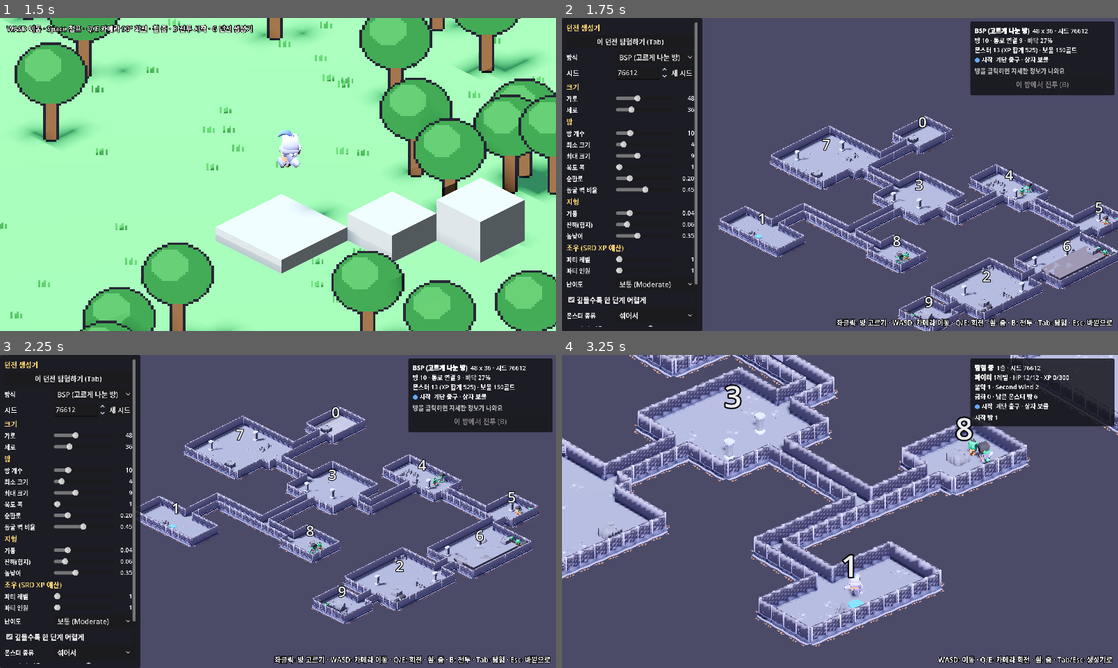
Above: before the commit, frames 1-4 (two rows, left to right).
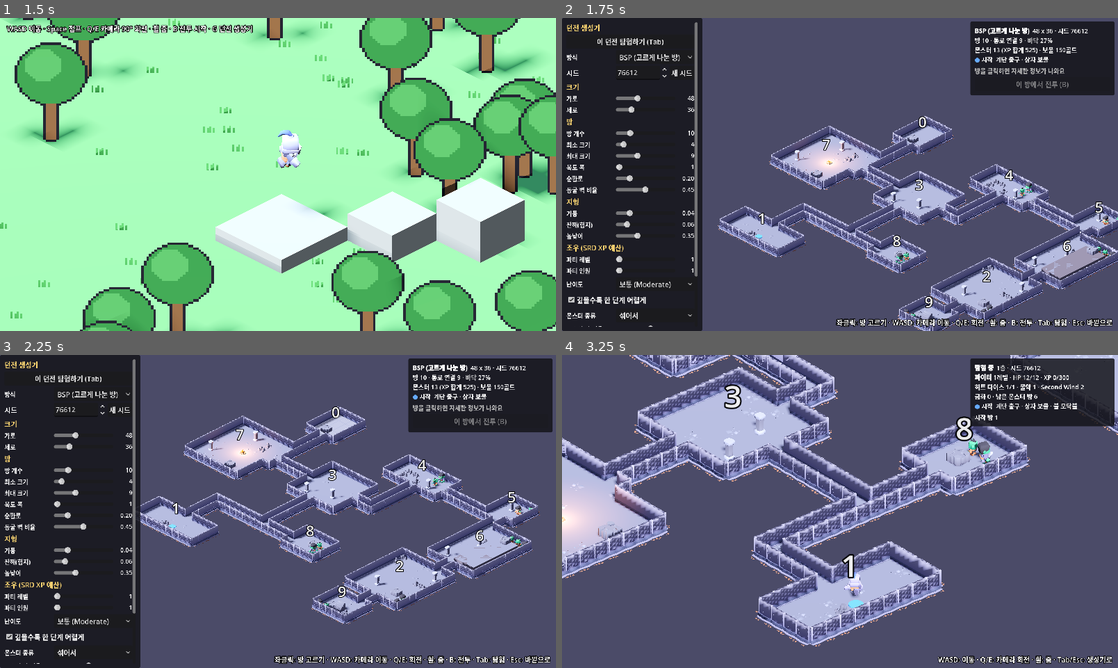
Above: after the commit, the same moments.

Repository: wooddoll/tinySlash
Game: Godot game, scene res://scenes/main.tscn
Two runs of this game, one before a commit and one after it. Both use one fixed random seed, a clock stepped at 60 frames per second and the inputs below.
Inputs (mouse positions are in pixels of both pictures, inside the frame that each line leads up to):
- Up to frame 1 (1.5 s): tap Enter (end_turn) at 0.5, 0.6 s; move the mouse to (400, 158) at 0.52 s; hold D (move_right) 0.53-1.28 s; click (400, 158) at 0.67 s; tap Space (jump) at 0.77 s; tap Tab (explore) at 0.8, 1.35 s; move the mouse to (166, 190) at 1.27 s; hold Escape (back) from 1.28 s (still down)
- Up to frame 2 (1.75 s): keep holding Escape (back); tap Space (jump) at 1.52 s; tap G (open_dungeon) at 1.55 s
- Up to frame 3 (2.25 s): move the mouse to (333, 442) at 2.02 s; release Escape (back) at 2.03 s; hold D (move_right) from 2.03 s (still down); tap G (open_dungeon) at 2.1 s
- Up to frame 4 (3.25 s): tap Enter (end_turn) at 2.3 s; move the mouse to (812, 574) at 2.77 s; release D (move_right) at 2.78 s; hold W (move_up) from 2.78 s (still down); tap Q (cam_left) at 2.85 s; click (812, 574) at 2.92 s; tap Space (jump) at 3.02 s; tap Tab (explore) at 3.05 s

Frame 1 is identical in both runs. In frame 2, 0.6% of the frame differs, in the area x 3-54%, y 3-91%; in frame 3, 0.6%; in frame 4, 1.6%, in the area x 0-94%, y 9-64%.

Commit message:
Add hit dice and campfire short rests
Dungeons place campfires in monster-free rooms. Next to a lit campfire,
Enter opens a short rest: spend hit dice (d10 + CON), then regain one
Second Wind and Action Surge. Each campfire burns out after one rest.

Co-Authored-By: Claude Opus 5.5 <noreply@anthropic.com>

Diff:
--- a/rules/dungeon.gd
+++ b/rules/dungeon.gd
@@ -32,6 +32,8 @@
 var exit := Vector2i.ZERO
 var start_room := 0
 var exit_room := 0
+## 모닥불 칸 (짧은 휴식). 서 있을 수 있는 칸에 놓임
+var campfires: Array[Vector2i] = []
 
 
 func _init(w: int, h: int) -> void:
@@ -112,7 +114,7 @@
 	return {"foes": foes, "xp": xp}
 
 
-## 텍스트 지도. # 벽 . 바닥 + 문 O 기둥 o 바위 , 잔해 1/2 단상 S 시작 E 출구 m 몬스터 $ 보물
+## 텍스트 지도. # 벽 . 바닥 + 문 O 기둥 o 바위 , 잔해 1/2 단상 S 시작 E 출구 m 몬스터 $ 보물 * 모닥불
 func to_ascii(show_contents := true) -> String:
 	var marks := {}
 	if show_contents:
@@ -122,6 +124,8 @@
 					marks[f[1]] = "m"
 			for t in r.treasure:
 				marks[t.cell] = "$"
+		for c in campfires:
+			marks[c] = "*"
 		marks[start] = "S"
 		marks[exit] = "E"
 	var lines := PackedStringArray()
--- a/rules/dungeon_generator.gd
+++ b/rules/dungeon_generator.gd
@@ -68,6 +68,7 @@
 	_features()
 	_encounters()
 	_treasure()
+	_campfires()
 	return d
 
 
@@ -721,6 +722,33 @@
 		(r.treasure as Array).append({"cell": best, "gold": gold})
 
 
+## 모닥불: 몬스터 없는 보통 방 중 깊이가 고르게 퍼지게 고르고, 방 가운데에 가까운 빈 칸에 놓음.
+## 난수를 쓰지 않아서 다른 내용물에 영향을 주지 않음
+func _campfires() -> void:
+	if p.campfire_count <= 0:
+		return
+	var pool: Array = []
+	for r in d.rooms:
+		if r.encounter.is_empty() and r.kind == "normal":
+			pool.append(r)
+	if pool.is_empty():
+		for r in d.rooms:
+			if r.encounter.is_empty():
+				pool.append(r)
+	pool.sort_custom(func(a: Dictionary, b: Dictionary) -> bool: return a.depth < b.depth)
+	var k := mini(p.campfire_count, pool.size())
+	for i in k:
+		var r: Dictionary = pool[int((i + 0.5) * pool.size() / k)]
+		var free := _free_cells(r)
+		if free.is_empty():
+			continue
+		var best := free[0]
+		for c in free:
+			if (c - r.center).length_squared() < (best - r.center).length_squared():
+				best = c
+		d.campfires.append(best)
+
+
 ## rng 시드를 따르는 섞기 (Array.shuffle은 전역 난수를 씀)
 func _shuffle(arr: Array) -> void:
 	for i in range(arr.size() - 1, 0, -1):
--- a/rules/dungeon_params.gd
+++ b/rules/dungeon_params.gd
@@ -49,6 +49,8 @@
 @export_range(0.0, 1.0) var treasure_ratio := 0.3
 ## 출구 방에 높은 난이도 조우
 @export var boss_room := true
+## 모닥불(짧은 휴식) 수. 몬스터 없는 방에 놓음 [변경: rules 5.3]
+@export_range(0, 4) var campfire_count := 1
 
 
 func duplicate_params() -> DungeonParams:
--- a/rules/hero_state.gd
+++ b/rules/hero_state.gd
@@ -12,6 +12,8 @@
 var hp := -1
 ## second_wind, action_surge, potion. 비어 있으면 처음 상태
 var resources := {}
+## 쓴 히트 다이스 수. 남은 수 = 레벨 - 이것 (rules 5.3)
+var hit_dice_spent := 0
 
 
 static func fresh() -> HeroState:
@@ -37,6 +39,7 @@
 	h.xp = xp
 	h.hp = hp
 	h.resources = resources.duplicate()
+	h.hit_dice_spent = hit_dice_spent
 	return h
 
 
@@ -71,3 +74,46 @@
 		if gain > 0:
 			resources[k] = resources.get(k, 0) + gain
 	return {"level_up": after.level}
+
+
+# --- 휴식 (rules 5.3) ---
+
+func hit_die() -> int:
+	return Catalog.fighter(level()).hit_die
+
+
+func hit_dice_left() -> int:
+	return maxi(level() - hit_dice_spent, 0)
+
+
+func con_mod() -> int:
+	return Rules.ability_mod(Catalog.fighter(level()).scores[Catalog.CON])
+
+
+## 짧은 휴식 중 히트 다이스 1개: 굴림 + CON (최소 1)만큼 회복. 못 쓰면 빈 사전
+func spend_hit_die(dice: Dice) -> Dictionary:
+	if hit_dice_left() <= 0 or current_hp() >= max_hp():
+		return {}
+	var roll := dice.roll_die(hit_die())
+	var heal := maxi(roll + con_mod(), 1)
+	var before := current_hp()
+	hp = mini(before + heal, max_hp())
+	hit_dice_spent += 1
+	return {"roll": roll, "heal": hp - before}
+
+
+## 짧은 휴식을 마칠 때: Second Wind 1회, Action Surge 전부 [SRD]
+func finish_short_rest() -> void:
+	var fresh_c := Creature.new(Catalog.fighter(level()), 0)
+	if fresh_c.resources.has("second_wind"):
+		resources["second_wind"] = mini(resources.get("second_wind", fresh_c.resources.second_wind) + 1, fresh_c.resources.second_wind)
+	if fresh_c.resources.has("action_surge"):
+		resources["action_surge"] = fresh_c.resources.action_surge
+
+
+## 긴 휴식: HP, 히트 다이스, 기능 사용 횟수 전부 (물약은 그대로)
+func long_rest() -> void:
+	hp = -1
+	hit_dice_spent = 0
+	var potion: int = resources.get("potion", 0)
+	resources = {"potion": potion}
--- a/scripts/dungeon_view.gd
+++ b/scripts/dungeon_view.gd
@@ -32,6 +32,8 @@
 static var hero: HeroState = null
 static var checkpoint: HeroState = null
 static var _pending_toast := ""
+## 짧은 휴식을 한 모닥불 (꺼짐)
+static var used_fires := {}
 
 @onready var focus: Node3D = $Focus
 @onready var rig: Node3D = $CameraRig
@@ -61,6 +63,13 @@
 var explorer: Explorer
 var chests := {}
 var _leaving := false
+var fires := {}  # 칸 -> 불꽃 노드들
+var rest_panel: PanelContainer
+var rest_label: RichTextLabel
+var rest_roll: Button
+var rest_fire := Vector2i(-1, -1)
+var rest_log := PackedStringArray()
+var rest_dice := Dice.new()
 
 
 func _ready() -> void:
@@ -104,6 +113,7 @@
 		world.queue_free()
 	explorer = null
 	chests.clear()
+	fires.clear()
 	world = Node3D.new()
 	world.name = "World"
 	add_child(world)
@@ -209,6 +219,9 @@
 		lbl.position = Vector3(rc.position.x + rc.size.x / 2.0, 2.2, rc.position.y + rc.size.y / 2.0)
 		world.add_child(lbl)
 
+	for c in d.campfires:
+		_add_campfire(c)
+
 	select_mesh = _overlay_layer(Color(1.0, 0.85, 0.2, 0.4))
 	hover_mesh = _overlay_layer(Color(1, 1, 1, 0.18))
 
@@ -362,6 +375,7 @@
 	_slider(box, "encounter_ratio", "몬스터 방 비율", 0.0, 1.0, 0.05)
 	_slider(box, "treasure_ratio", "보물 방 비율", 0.0, 1.0, 0.05)
 	_check(box, "boss_room", "출구 방에 보스")
+	_slider(box, "campfire_count", "모닥불", 0, 4, 1)
 
 	var copy := Button.new()
 	copy.text = "텍스트 지도 복사"
@@ -387,6 +401,7 @@
 	fight_button.pressed.connect(_fight)
 	rbox.add_child(fight_button)
 
+	_build_rest_panel(layer)
 	toast = Label.new()
 	toast.set_anchors_and_offsets_preset(Control.PRESET_CENTER_TOP)
 	toast.grow_horizontal = Control.GROW_DIRECTION_BOTH
@@ -513,6 +528,7 @@
 	params.set(prop, value)
 	cleared.clear()
 	opened.clear()
+	used_fires.clear()
 	explore_cell = Vector2i(-1, -1)
 	retreat_cell = Vector2i(-1, -1)
 	selected = -1
@@ -573,10 +589,20 @@
 		camera.h_offset = 0.0
 		if _leaving:
 			return
+		if rest_panel.visible:
+			if Input.is_action_just_pressed("end_turn"):
+				_rest_roll()
+			elif Input.is_action_just_pressed("explore") or Input.is_action_just_pressed("back"):
+				_finish_rest()
+			return
 		if Input.is_action_just_pressed("explore") or Input.is_action_just_pressed("back"):
 			_set_exploring(false)
-		elif Input.is_action_just_pressed("end_turn") and explorer and explorer.cell == dungeon.exit:
-			_next_floor()
+		elif Input.is_action_just_pressed("end_turn") and explorer:
+			var fire := _fire_near(explorer.cell)
+			if fire != Vector2i(-1, -1):
+				_open_rest(fire)
+			elif explorer.cell == dungeon.exit:
+				_next_floor()
 		return
 	# 왼쪽 패널(300px)에 가리지 않게 화면 중심을 오른쪽으로 옮김
 	camera.h_offset = -150.0 * camera.size / get_viewport().get_visible_rect().size.y
@@ -659,6 +685,8 @@
 		return
 	if to == dungeon.exit:
 		_toast("출구 계단 — Enter: 다음 층으로")
+	elif _fire_near(to) != Vector2i(-1, -1) and _fire_near(from) == Vector2i(-1, -1):
+		_toast("모닥불 — Enter: 짧은 휴식")
 	_update_explore_info()
 
 
@@ -710,6 +738,133 @@
 	_toast("%d층" % floor_no)
 
 
+# --- 모닥불과 짧은 휴식 (rules 5.3) ---
+
+func _add_campfire(c: Vector2i) -> void:
+	var root := Node3D.new()
+	root.position = _top(c)
+	world.add_child(root)
+	var pit := Kenney.instance("campfire-pit", "survival-kit")
+	pit.scale = Vector3.ONE * 2.6
+	root.add_child(pit)
+	var lit := not used_fires.has(c)
+	var flame := CPUParticles3D.new()
+	var sm := SphereMesh.new()
+	sm.radius = 0.07
+	sm.height = 0.14
+	var fm := StandardMaterial3D.new()
+	fm.shading_mode = BaseMaterial3D.SHADING_MODE_UNSHADED
+	fm.albedo_color = Color(1.0, 0.55, 0.15)
+	sm.material = fm
+	flame.mesh = sm
+	flame.amount = 18
+	flame.lifetime = 0.7
+	flame.position.y = 0.12
+	flame.emission_shape = CPUParticles3D.EMISSION_SHAPE_SPHERE
+	flame.emission_sphere_radius = 0.12
+	flame.direction = Vector3.UP
+	flame.spread = 15.0
+	flame.gravity = Vector3(0, 1.2, 0)
+	flame.initial_velocity_min = 0.2
+	flame.initial_velocity_max = 0.5
+	flame.scale_amount_min = 0.6
+	flame.scale_amount_max = 1.2
+	var curve := Curve.new()
+	curve.add_point(Vector2(0, 1))
+	curve.add_point(Vector2(1, 0))
+	flame.scale_amount_curve = curve
+	flame.emitting = lit
+	root.add_child(flame)
+	var light := OmniLight3D.new()
+	light.light_color = Color(1.0, 0.6, 0.3)
+	light.light_energy = 2.5
+	light.omni_range = 5.0
+	light.position.y = 0.6
+	light.visible = lit
+	root.add_child(light)
+	fires[c] = {"flame": flame, "light": light}
+
+
+## 옆 칸(대각선 포함)에 아직 안 쓴 모닥불이 있으면 그 칸
+func _fire_near(c: Vector2i) -> Vector2i:
+	for f in fires:
+		if not used_fires.has(f) and maxi(absi(f.x - c.x), absi(f.y - c.y)) <= 1:
+			return f
+	return Vector2i(-1, -1)
+
+
+func _open_rest(fire: Vector2i) -> void:
+	rest_fire = fire
+	rest_log = PackedStringArray()
+	explorer.active = false
+	rest_panel.visible = true
+	_update_rest()
+
+
+func _rest_roll() -> void:
+	var r := hero.spend_hit_die(rest_dice)
+	if r.is_empty():
+		return
+	rest_log.append("d%d → %d + CON %d = HP +%d" % [hero.hit_die(), r.roll, hero.con_mod(), r.heal])
+	_update_rest()
+	_update_explore_info()
+
+
+func _finish_rest() -> void:
+	hero.finish_short_rest()
+	used_fires[rest_fire] = true
+	var f: Dictionary = fires[rest_fire]
+	(f.flame as CPUParticles3D).emitting = false
+	(f.light as OmniLight3D).visible = false
+	rest_panel.visible = false
+	explorer.active = true
+	_toast("짧은 휴식을 마쳤어요 — Second Wind 1회%s 회복" % (", Action Surge" if hero.level() >= 2 else ""))
+	_update_explore_info()
+
+
+func _update_rest() -> void:
+	var can := hero.hit_dice_left() > 0 and hero.current_hp() < hero.max_hp()
+	rest_roll.disabled = not can
+	var lines := PackedStringArray()
+	lines.append("[b]짧은 휴식[/b] (모닥불은 한 번 쓰면 꺼져요)")
+	lines.append("HP %d/%d · 히트 다이스 %d/%d (d%d + CON %d)" % [
+		hero.current_hp(), hero.max_hp(), hero.hit_dice_left(), hero.level(), hero.hit_die(), hero.con_mod()])
+	for l in rest_log:
+		lines.append("  " + l)
+	if not can:
+		lines.append("[color=gray]%s[/color]" % ("HP가 가득 찼어요" if hero.current_hp() >= hero.max_hp() else "남은 히트 다이스가 없어요"))
+	lines.append("마치면 Second Wind 1회와 Action Surge가 돌아와요")
+	rest_label.text = "\n".join(lines)
+
+
+func _build_rest_panel(layer: CanvasLayer) -> void:
+	rest_panel = PanelContainer.new()
+	# 플레이어와 모닥불을 가리지 않게 화면 아래쪽에
+	rest_panel.set_anchors_and_offsets_preset(Control.PRESET_CENTER_BOTTOM)
+	rest_panel.grow_horizontal = Control.GROW_DIRECTION_BOTH
+	rest_panel.grow_vertical = Control.GROW_DIRECTION_BEGIN
+	rest_panel.offset_bottom = -40
+	rest_panel.add_theme_stylebox_override("panel", _panel_style())
+	rest_panel.visible = false
+	layer.add_child(rest_panel)
+	var box := VBoxContainer.new()
+	rest_panel.add_child(box)
+	rest_label = _rich(box)
+	rest_label.custom_minimum_size.x = 380
+	var row := HBoxContainer.new()
+	box.add_child(row)
+	rest_roll = Button.new()
+	rest_roll.text = "히트 다이스 굴리기 (Enter)"
+	rest_roll.focus_mode = Control.FOCUS_NONE
+	rest_roll.pressed.connect(_rest_roll)
+	row.add_child(rest_roll)
+	var done := Button.new()
+	done.text = "휴식 마치기 (Esc)"
+	done.focus_mode = Control.FOCUS_NONE
+	done.pressed.connect(_finish_rest)
+	row.add_child(done)
+
+
 func _toast(text: String) -> void:
 	toast.text = text
 	var tw := create_tween()
@@ -730,10 +885,10 @@
 	var probe := hero.make_creature()
 	info_label.text = ("[b]탐험 중[/b]  %d층 · 시드 %d\n"
 			+ "[b]파이터[/b] %d레벨 · [color=%s]HP %d/%d[/color] · XP %d/%s\n"
-			+ "물약 %d · Second Wind %d%s\n"
-			+ "금화 %d · 남은 몬스터 방 %d\n[color=#6af]●[/color] 시작  계단 출구 · 상자 보물") % [
+			+ "히트 다이스 %d/%d · 물약 %d · Second Wind %d%s\n"
+			+ "금화 %d · 남은 몬스터 방 %d\n[color=#6af]●[/color] 시작  계단 출구 · 상자 보물 · 불 모닥불") % [
 		floor_no, dungeon.seed_used, lv, hp_col, hp, hero.max_hp(), hero.xp, next_xp,
-		probe.resources.get("potion", 0), probe.resources.get("second_wind", 0),
+		hero.hit_dice_left(), lv, probe.resources.get("potion", 0), probe.resources.get("second_wind", 0),
 		(" · Action Surge %d" % probe.resources.action_surge) if probe.resources.has("action_surge") else "",
 		gold, left]
 	var here := dungeon.room_at(explorer.cell) if explorer else -1
--- a/tests/test_dungeon.gd
+++ b/tests/test_dungeon.gd
@@ -291,3 +291,60 @@
 	var copy := h.duplicate_state()
 	copy.xp = 999
 	eq(h.xp, 25, "duplicate is independent")
+
+
+func test_campfires_in_safe_rooms() -> void:
+	for algo in ALGOS:
+		for s in range(1, 11):
+			var p := params(algo, s)
+			p.campfire_count = 2
+			var d := DungeonGenerator.generate(p)
+			check(d.campfires.size() >= 1, "algo %d seed %d has a campfire" % [algo, s])
+			var dist: Dictionary = d.flood(d.start).dist
+			var seen := {}
+			for c in d.campfires:
+				check(d.is_walkable(c), "campfire walkable")
+				check(dist.has(c), "campfire reachable")
+				check(not seen.has(c), "campfires on different cells")
+				seen[c] = true
+				var r := d.room_at(c)
+				check(r >= 0 and d.rooms[r].encounter.is_empty(), "campfire room has no monsters")
+				for t in d.rooms[r].treasure:
+					check(t.cell != c, "campfire not on chest")
+	var p0 := params(DungeonParams.Algorithm.BSP, 5)
+	p0.campfire_count = 0
+	eq(DungeonGenerator.generate(p0).campfires.size(), 0, "no campfires when count 0")
+
+
+func test_short_and_long_rest() -> void:
+	var h := HeroState.fresh()
+	h.xp = 900  # 3레벨: 히트 다이스 3개, 최대 HP 28
+	var c := h.make_creature()
+	c.hp = 4
+	c.resources["second_wind"] = 0
+	c.resources["action_surge"] = 0
+	h.absorb(c)
+	eq(h.hit_dice_left(), 3, "hit dice = level")
+	var dice := Dice.new(11)
+	var r := h.spend_hit_die(dice)
+	check(r.heal >= 1 and r.heal == r.roll + 2, "heal = d10 + CON 2")
+	eq(h.current_hp(), 4 + r.heal, "hp went up")
+	eq(h.hit_dice_left(), 2, "one hit die spent")
+	h.finish_short_rest()
+	var c2 := h.make_creature()
+	eq(c2.resources.second_wind, 1, "short rest regains one second wind")
+	eq(c2.resources.action_surge, 1, "short rest regains action surge")
+	h.finish_short_rest()
+	eq(h.make_creature().resources.second_wind, 2, "second wind capped at max")
+	h.finish_short_rest()
+	eq(h.make_creature().resources.second_wind, 2, "still capped")
+	# 다 쓰면 더 못 씀
+	h.spend_hit_die(dice)
+	h.spend_hit_die(dice)
+	eq(h.spend_hit_die(dice), {}, "no hit dice left")
+	h.long_rest()
+	eq(h.current_hp(), 28, "long rest full hp")
+	eq(h.hit_dice_left(), 3, "long rest restores hit dice")
+	eq(h.make_creature().resources.get("potion", 0), 1, "long rest keeps potion count")
+	var full := HeroState.fresh()
+	eq(full.spend_hit_die(dice), {}, "cannot spend at full hp")
Not shown, changed: docs/implementation.md
Not shown, changed: docs/rules.md
Not shown, changed: docs/todo.md
